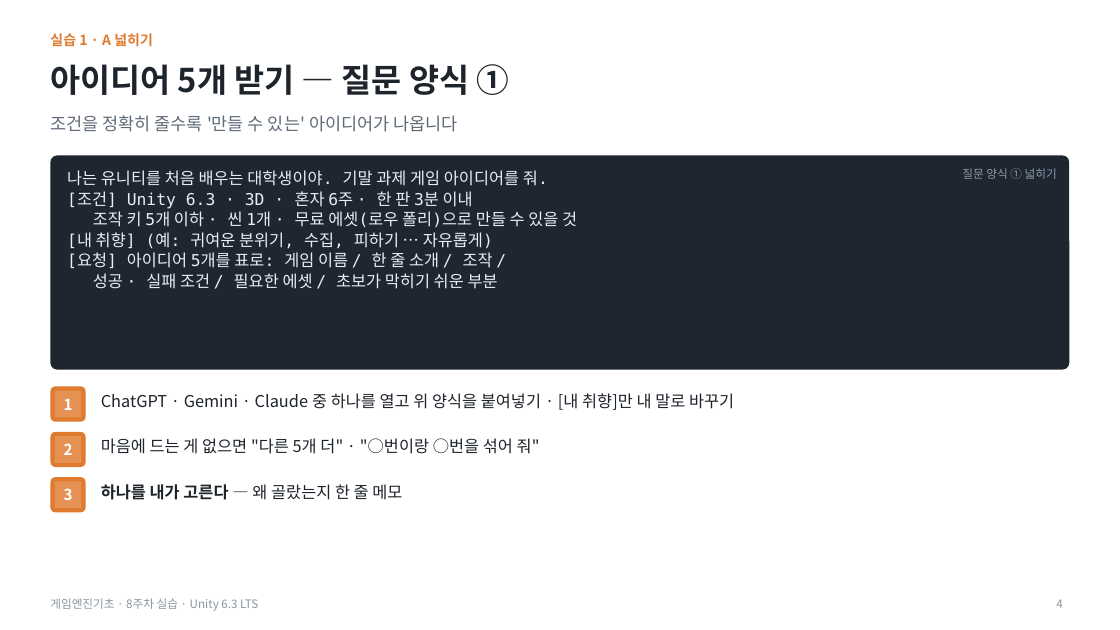
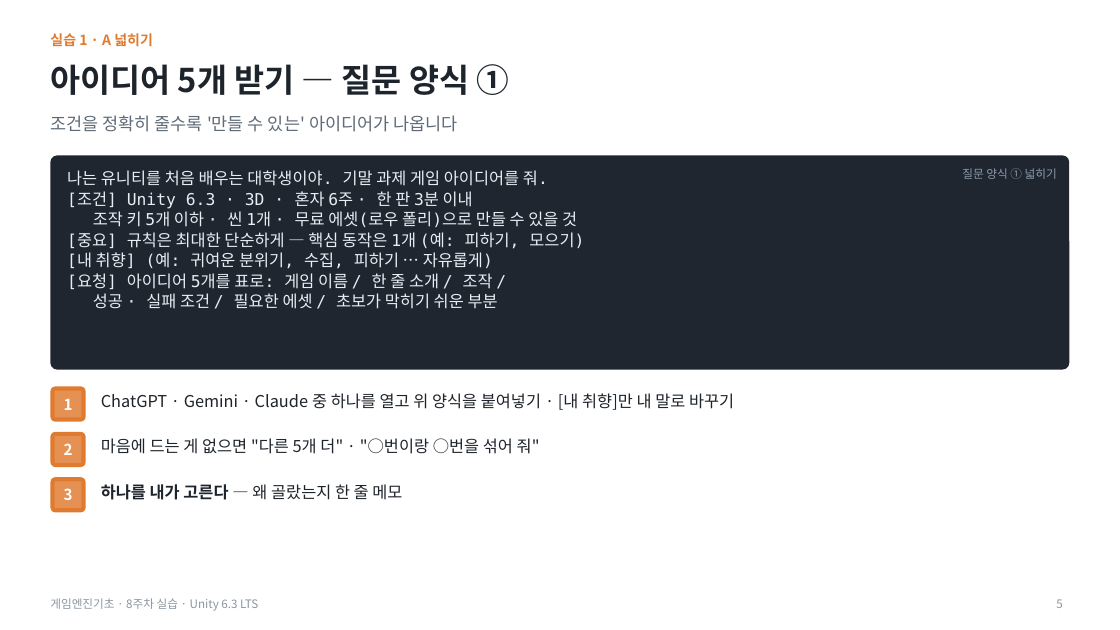
Before and after one commit to iplay-garden/game-engine-basics, a slide deck: slide 5 of 8주차/한국어/게임엔진기초_8주차_오프라인_실습슬라이드.pptx (slide 4 before the commit). Drawn at 1120x630 pixels with LibreOffice and Linux fonts; fonts in the diff are those of the drawing. Boxes give left, top, right and bottom in pixels: in the first picture for what was removed or moved away, otherwise in the second. Text is boxed around its words. In the diff, an @@ line names an element or a change of style, - is before the commit and + after.

```diff
--- a/8주차/한국어/게임엔진기초_8주차_오프라인_실습슬라이드.pptx
+++ b/8주차/한국어/게임엔진기초_8주차_오프라인_실습슬라이드.pptx
@@ text at bbox=[67, 232, 584, 249]: paragraph added @@
+[중요] 규칙은 최대한 단순하게 — 핵심 동작은 1개 (예: 피하기, 모으기)
@@ page number at bbox=[1056, 599, 1062, 608]: text changed @@
-4
+5
```
Also in this commit, not shown: 1 slide added, 4 other files.
